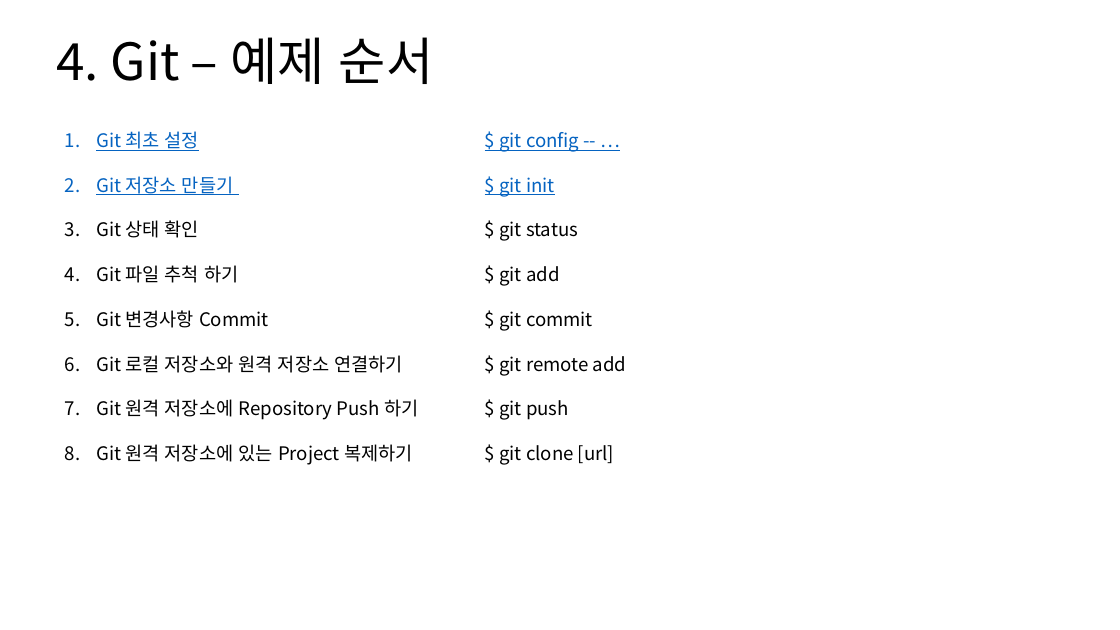
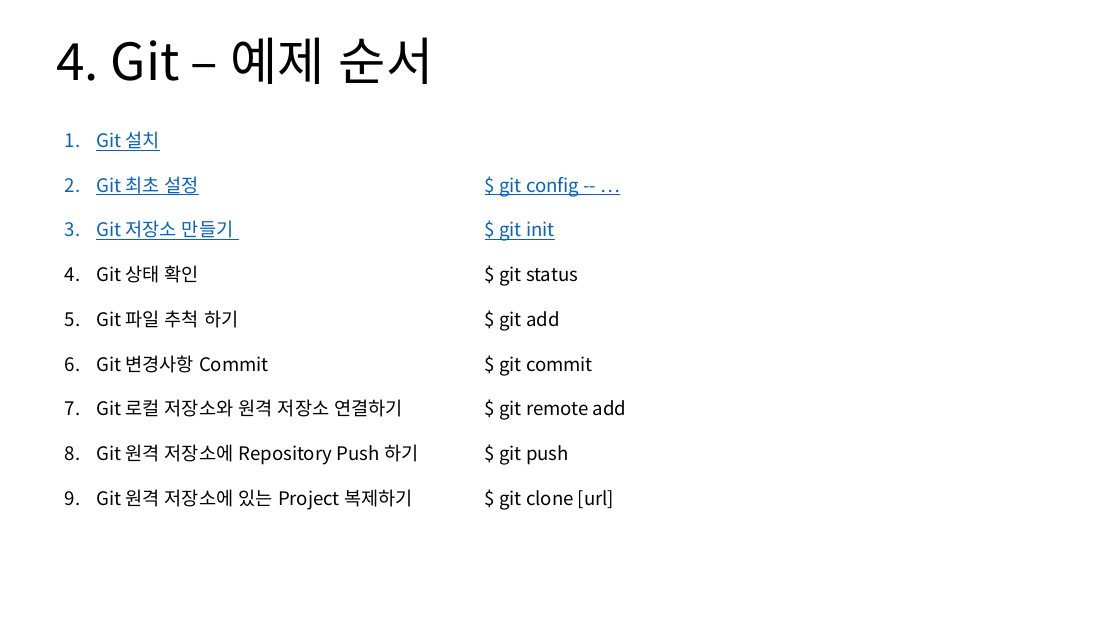
Before and after one commit to SungIn-Shin/git_powerpoint, a slide deck: slide 5 of git_from_the_hell.pptx (slide 6 before the commit). Drawn at 1120x630 pixels with LibreOffice and Linux fonts; fonts in the diff are those of the drawing. Boxes give left, top, right and bottom in pixels: in the first picture for what was removed or moved away, otherwise in the second. Text is boxed around its words. In the diff, an @@ line names an element or a change of style, - is before the commit and + after.

```diff
--- a/git_from_the_hell.pptx
+++ b/git_from_the_hell.pptx
@@ text at (x1=96, y1=131, x2=159, y2=151): paragraph added @@
+1. Git 설치
```
Also in this commit, not shown: 13 slides added, 2 slides removed.
